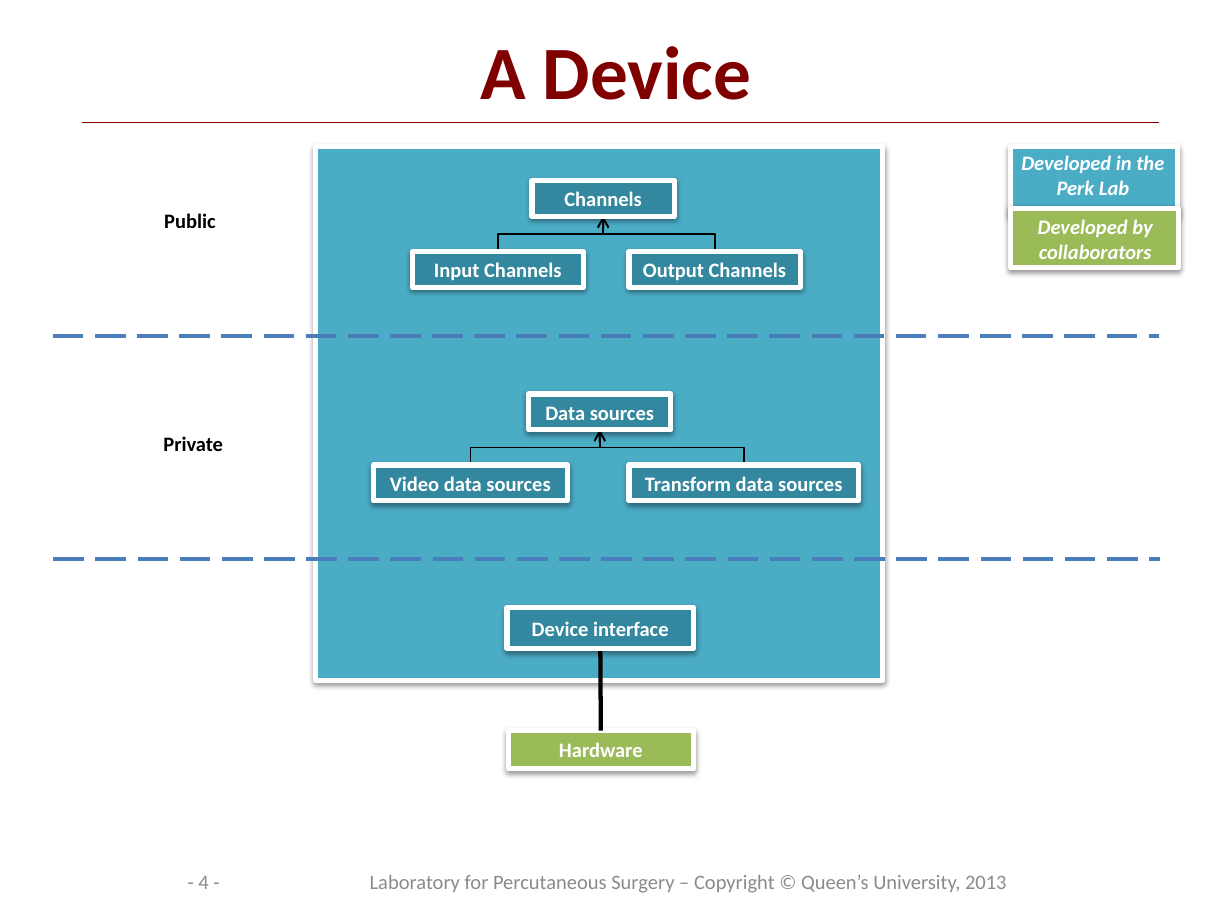
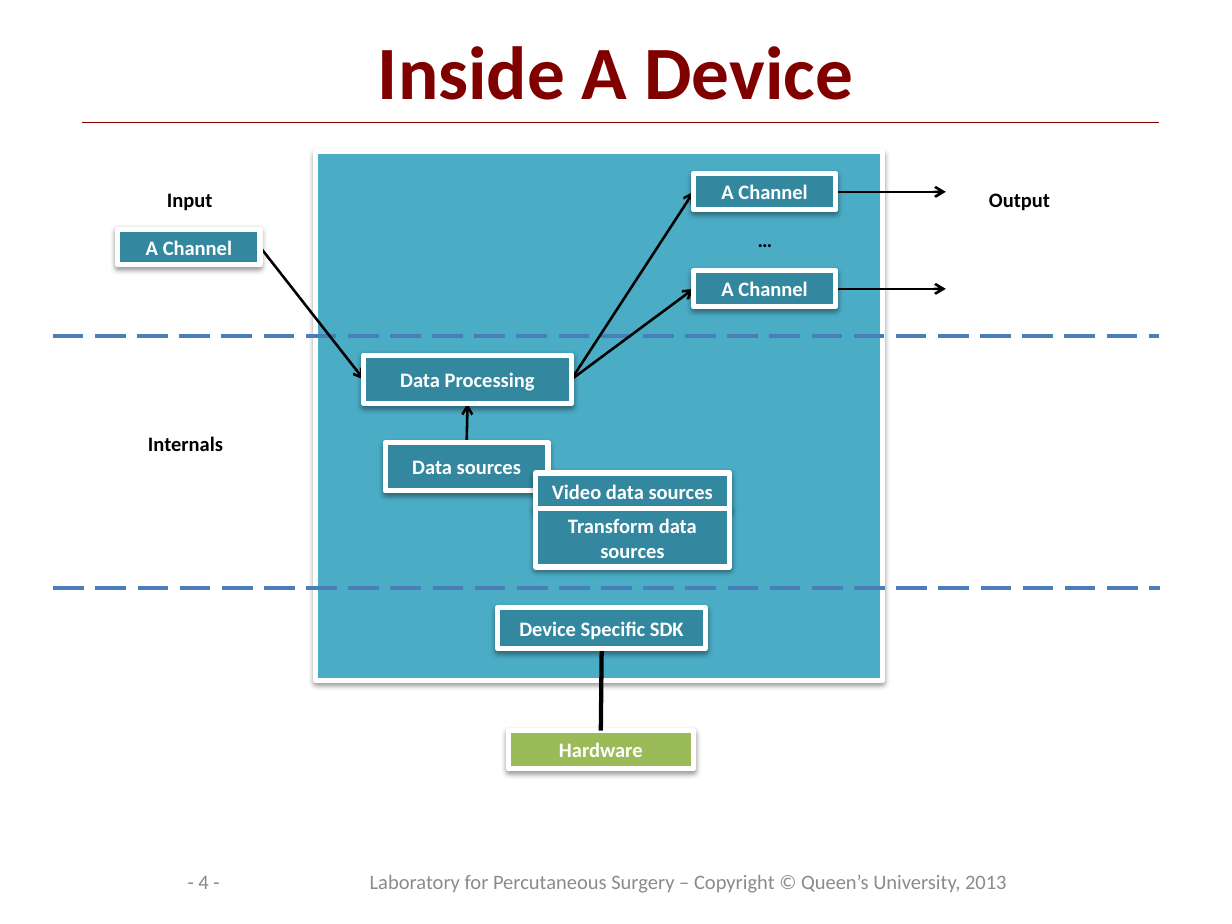
Before and after one commit to PlusToolkit/PlusDoc, a slide deck: slide 4 of overview/PlusArchitectureOverview.pptx. Drawn at 1232x924 pixels with LibreOffice and Linux fonts; fonts in the diff are those of the drawing; background and template pictures are left out. Boxes give left, top, right and bottom in pixels: in the first picture for what was removed or moved away, otherwise in the second. Text is boxed around its words. In the diff, an @@ line names an element or a change of style, - is before the commit and + after.

```diff
--- a/overview/PlusArchitectureOverview.pptx
+++ b/overview/PlusArchitectureOverview.pptx
@@ text at bbox=[378, 46, 853, 100]: text changed @@
-A Device
+Inside A Device
@@ rectangle: place and size @@
-rectangle at bbox=[315, 147, 883, 680]
+rectangle at bbox=[315, 152, 883, 680]
@@ rectangle "A Channel": place and size @@
-rectangle "A Channel" at bbox=[532, 181, 674, 217]
+rectangle "A Channel" at bbox=[694, 174, 835, 209]
@@ text added at bbox=[167, 193, 213, 211], 12 pt, text #000000, bold @@
+Input
@@ arrow added from (572, 379) to (694, 192), #000000 1.5 pt @@
@@ text in rectangle at bbox=[721, 184, 807, 199]: text changed @@
-Channels
+A Channel
@@ arrow added from (835, 192) to (946, 192), #000000 1.5 pt @@
@@ text added at bbox=[989, 193, 1050, 211], 12 pt, text #000000, bold @@
+Output
@@ rectangle added at bbox=[118, 229, 260, 265], fill #33889F, outline #FFFFFF 3 pt, 12 pt, text #FFFFFF, bold @@
+A Channel
@@ text removed at bbox=[164, 213, 216, 228] @@
-Public
@@ elbow arrow removed from (498, 251) to (604, 217) @@
@@ elbow arrow removed from (715, 251) to (604, 217) @@
@@ text added at bbox=[745, 221, 785, 257], 12 pt, text #000000, bold @@
+…
@@ group removed at bbox=[1010, 147, 1178, 269]: 2 rectangles, 2 texts @@
-Developed in the Perk Lab
-Developed by collaborators
@@ arrow added from (260, 248) to (363, 379), #000000 1.5 pt @@
@@ rectangle removed at bbox=[413, 251, 584, 287] @@
-Input Channels
@@ rectangle removed at bbox=[630, 251, 801, 287] @@
-Output Channels
@@ arrow added from (572, 379) to (694, 288), #000000 1.5 pt @@
@@ rectangle added at bbox=[694, 271, 835, 307], fill #33889F, outline #FFFFFF 3 pt, 12 pt, text #FFFFFF, bold @@
+A Channel
@@ arrow added from (835, 288) to (946, 288), #000000 1.5 pt @@
@@ rectangle added at bbox=[363, 355, 572, 403], fill #33889F, outline #FFFFFF 3 pt, 12 pt, text #FFFFFF, bold @@
+Data Processing
@@ arrow added from (467, 442) to (468, 404), #000000 1.5 pt @@
@@ text at bbox=[148, 436, 223, 451]: text changed @@
-Private
+Internals
@@ rectangle "Data sources": place and size @@
-rectangle "Data sources" at bbox=[529, 394, 670, 430]
+rectangle "Data sources" at bbox=[386, 442, 548, 490]
@@ elbow arrow removed from (471, 464) to (600, 430) @@
@@ elbow arrow removed from (744, 464) to (600, 430) @@
@@ rectangle "Video data sources": place and size @@
-rectangle "Video data sources" at bbox=[373, 464, 567, 500]
+rectangle "Video data sources" at bbox=[536, 473, 729, 509]
@@ rectangle "Transform data sources": place and size @@
-rectangle "Transform data sources" at bbox=[630, 464, 859, 500]
+rectangle "Transform data sources" at bbox=[536, 509, 729, 567]
@@ line moved from (53, 559) - (1159, 559) to (53, 588) - (1159, 588) @@
@@ rectangle "Device Specific SDK": place and size @@
-rectangle "Device Specific SDK" at bbox=[508, 607, 694, 648]
+rectangle "Device Specific SDK" at bbox=[498, 607, 706, 648]
@@ text in rectangle at bbox=[519, 621, 684, 640]: text changed @@
-Device interface
+Device Specific SDK
```
Also in this commit, not shown: 1 other slide changed.
